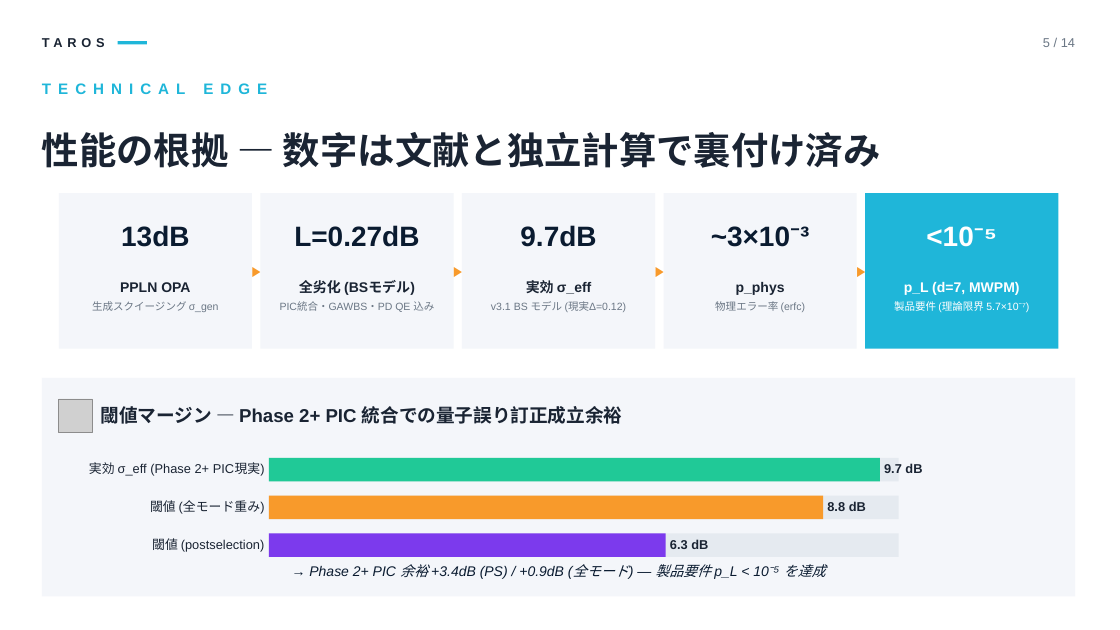
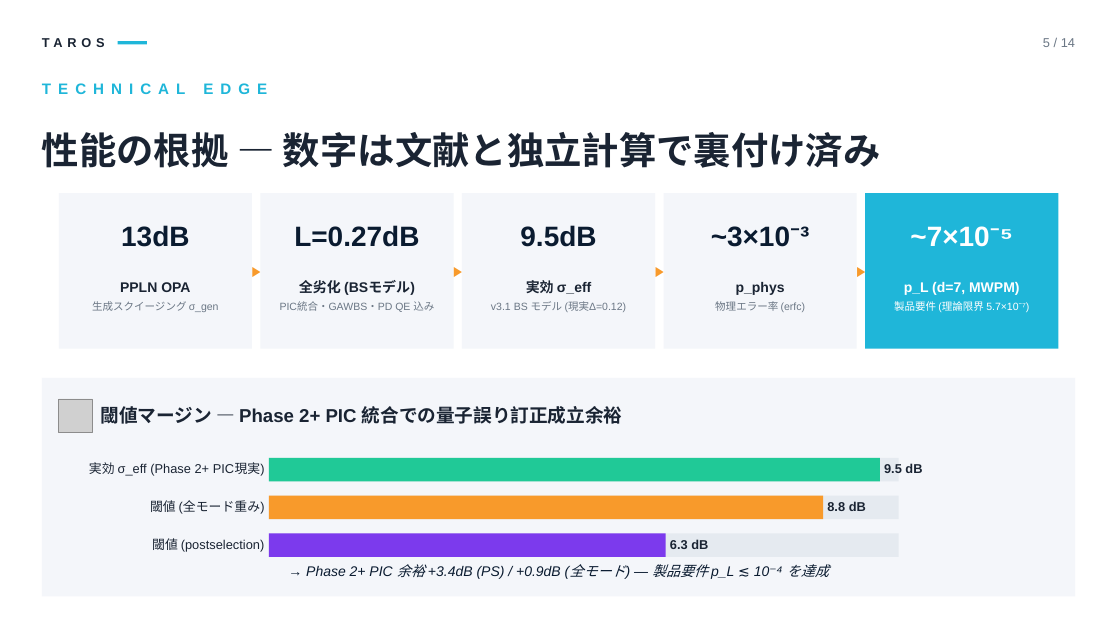
Before and after one commit to TomohiroTani28/Taros, a slide deck: slide 5 of assets/TAROS_Investor_Pitch_Revised.pptx. Drawn at 1120x630 pixels with LibreOffice and Linux fonts; fonts in the diff are those of the drawing; grey boxes stand for pictures. Boxes give left, top, right and bottom in pixels: in the first picture for what was removed or moved away, otherwise in the second. Text is boxed around its words. In the diff, an @@ line names an element or a change of style, - is before the commit and + after.

```diff
--- a/assets/TAROS_Investor_Pitch_Revised.pptx
+++ b/assets/TAROS_Investor_Pitch_Revised.pptx
@@ text at [520,225,596,247]: text changed @@
-9.7dB
+9.5dB
@@ text at [910,226,1013,247]: text changed @@
-<10⁻⁵
+~7×10⁻⁵
@@ text at [884,464,922,473]: text changed @@
-9.7 dB
+9.5 dB
@@ text at [306,564,829,579]: text changed @@
-→ Phase 2+ PIC 余裕 +3.4dB (PS) / +0.9dB (全モード) — 製品要件 p_L < 10⁻⁵ を達成
+→ Phase 2+ PIC 余裕 +3.4dB (PS) / +0.9dB (全モード) — 製品要件 p_L ≲ 10⁻⁴ を達成
```
Also in this commit, not shown: 7 other slides changed, 2 other files.
